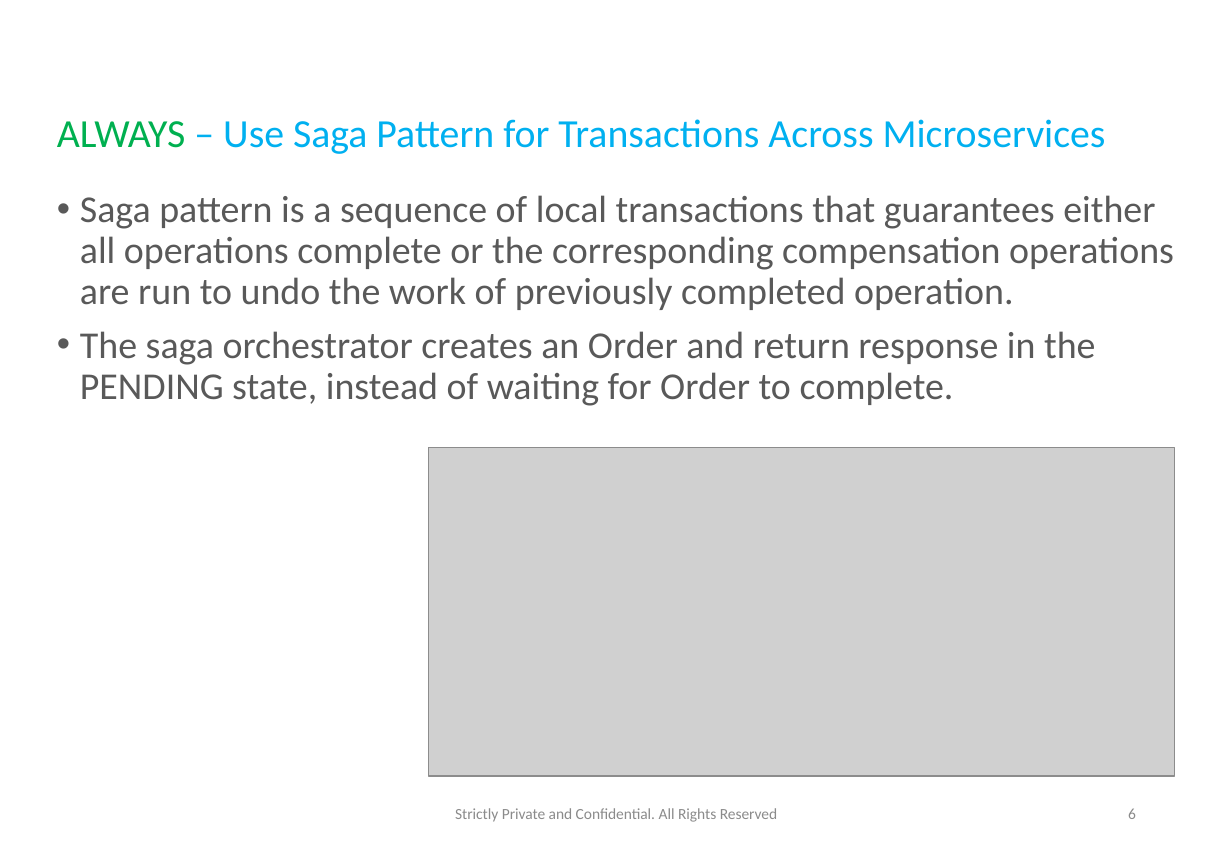
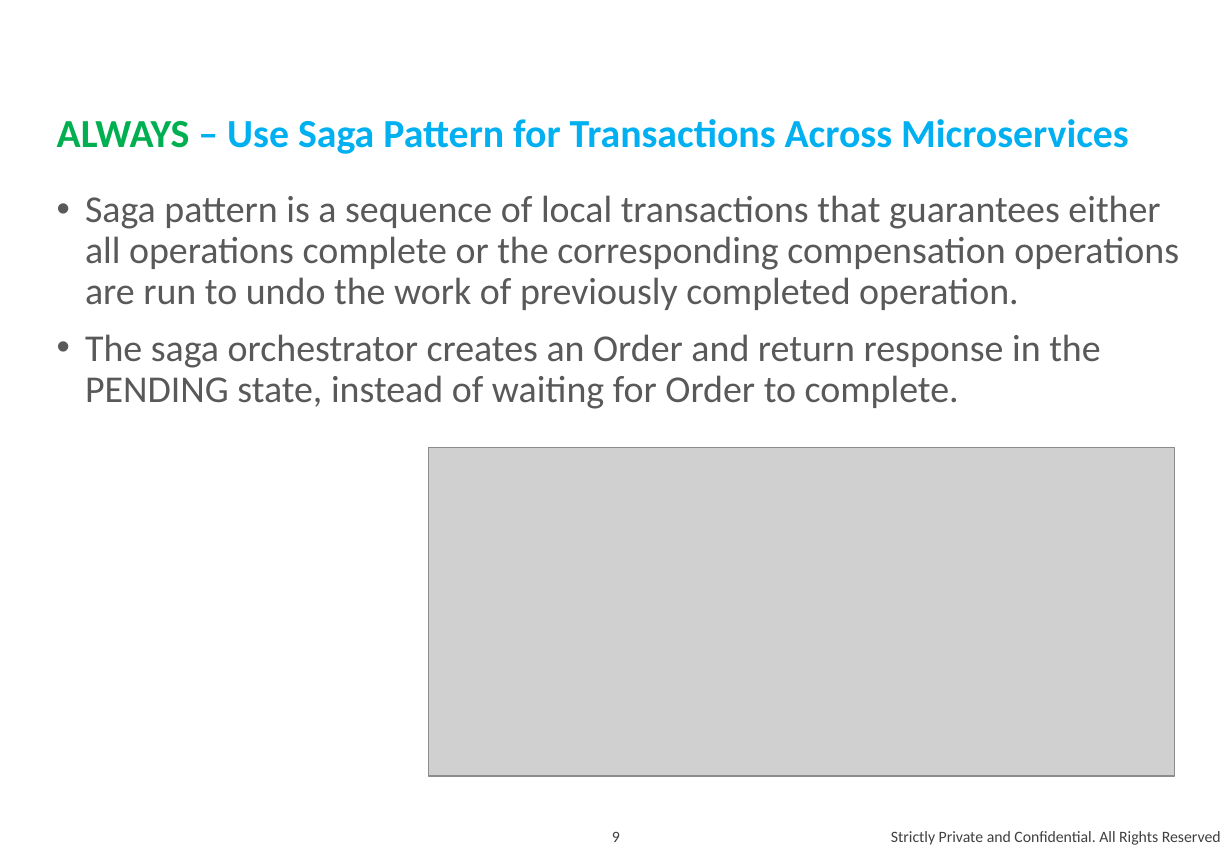
Before and after one commit to andylke/docs-microservice-dos-and-donts, a slide deck: slide 9 of microservice-dos-and-donts.pptx (slide 6 before the commit). Drawn at 1232x853 pixels with LibreOffice and Linux fonts; fonts in the diff are those of the drawing; grey boxes stand for pictures. Boxes give left, top, right and bottom in pixels: in the first picture for what was removed or moved away, otherwise in the second. Text is boxed around its words. In the diff, an @@ line names an element or a change of style, - is before the commit and + after.

```diff
--- a/microservice-dos-and-donts.pptx
+++ b/microservice-dos-and-donts.pptx
@@ title "ALWAYS – Use Saga Pattern ..." at (57,119,1129,154): bold on @@
@@ text "Saga pattern is a sequence ..." at (85,195,1179,409): indent changed; more space between paragraphs @@
@@ page number removed at (1128,808,1136,819) @@
-6
@@ page number added at (612,832,620,842), 10 pt, text #404040 @@
+9
@@ text "Strictly Private and Confidential. All ...": place and size @@
-text "Strictly Private and Confidential. All ..." at (455,808,778,822)
+text "Strictly Private and Confidential. All ..." at (891,831,1221,845)
@@ text "Strictly Private and Confidential. All ..." at (891,831,1221,845): size 9.8 to 10 pt, text colour #8C8C8C to #404040; alignment centre to right @@
```
Also in this commit, not shown: 10 other slides changed, 3 slides added, 4 slides removed, 1 other file.
